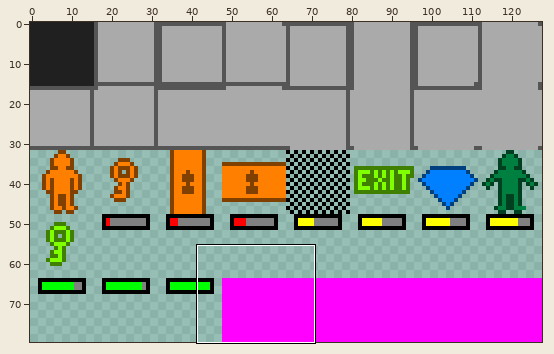
Sprite sheet -- FortuneHunter/FortuneHunter/assets/images/tiles.png. The picture above shows the old version from afar; the outline marks the close-up.
Close-up. Before:
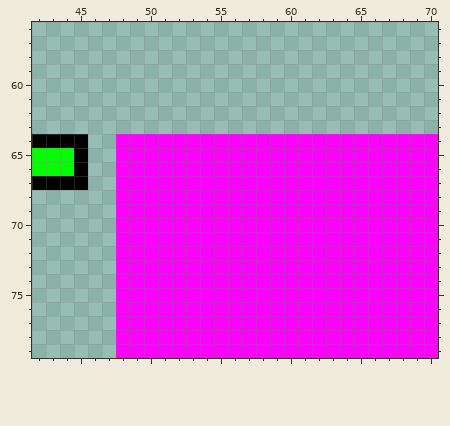
The file is 128x80 pixels. Shown: x 42..70, y 56..79.
Now the later version:
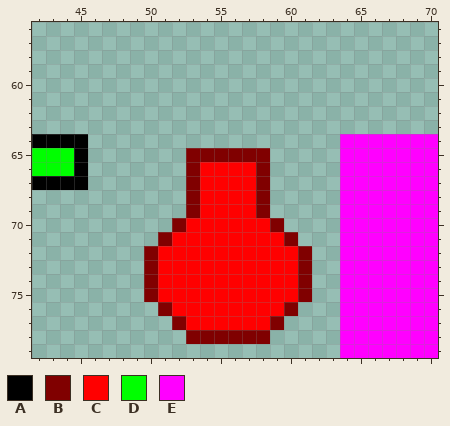
Palette (. is transparent): A #000000  B #800000  C #ff0000  D #00ff00  E #ff00ff
Difference:
Colour E gives way to colour B in row 65 at x 53 to 58; in rows 66 to 69 at x 53 and 58; in row 70 at x 52 and 59; in row 71 at x 51 and 60; in rows 72 to 75 at x 50 and 61; in row 76 at x 51 and 60.
Colour E gives way to colour B in row 77 at x 52 and 59; in row 78 at x 53 to 58.
Colour E gives way to colour C in rows 66 to 69 at x 54 to 57; in row 70 at x 53 to 58; in row 71 at x 52 to 59; in rows 72 to 75 at x 51 to 60; in row 76 at x 52 to 59; in row 77 at x 53 to 58.
The edit erases colour E in row 64 at x 48 to 63; in rows 65 to 69 at x 48 to 52 and 59 to 63; in row 70 at x 48 to 51 and 60 to 63; in row 71 at x 48 to 50 and 61 to 63; in rows 72 to 75 at x 48 to 49 and 62 to 63; in row 76 at x 48 to 50 and 61 to 63.
The edit erases colour E in row 77 at x 48 to 51 and 60 to 63; in row 78 at x 48 to 52 and 59 to 63; in row 79 at x 48 to 63.
